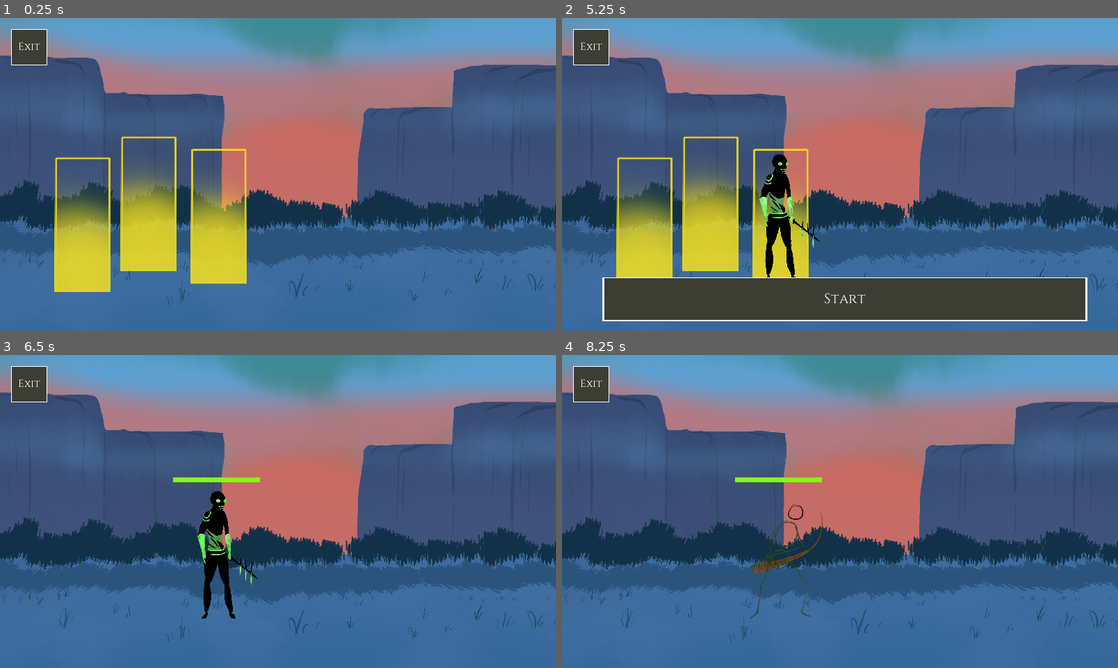
Above: before the commit, frames 1-4 (two rows, left to right).
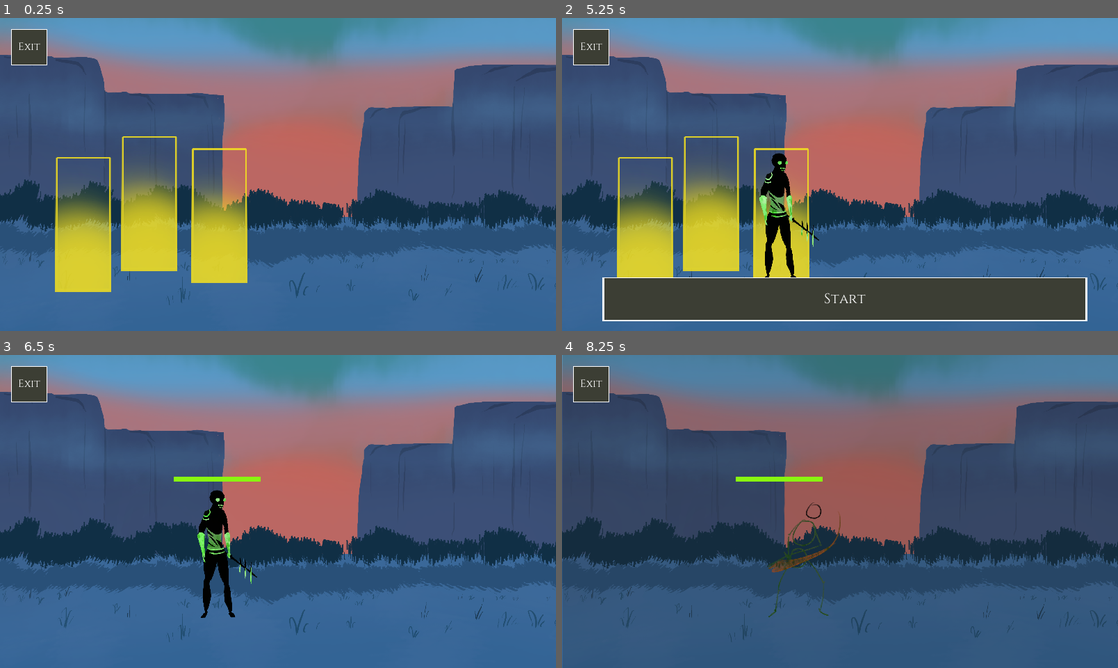
Above: after the commit, the same moments.

Repository: MarkZagors/Idle-Eden
Game: Godot game, scene res://Combat/Combat.tscn
Two runs of this game, one before a commit and one after it. Both use one fixed random seed, a clock stepped at 60 frames per second and the inputs below. This scene is started directly instead of the project's main scene. The engine's default icon, where the game draws it, is replaced by a stand-in: a white triangle on a blue panel in a dark square.
Inputs (mouse positions are in pixels of both pictures, inside the frame that each line leads up to):
- Up to frame 1 (0.25 s): no input
- Up to frame 2 (5.25 s): click "e" at 0.5 s; click "e" at 1.25 s; click "e" at 2 s; click (778, 215) at 2.77 s; click (712, 202) at 3.52 s; click (645, 224) at 4.27 s; click "Gamerz" at 5 s
- Up to frame 3 (6.5 s): click "Start" at 5.75 s
- Up to frame 4 (8.25 s): click "e" at 6.5 s; click "e" at 7.25 s; click "e" at 8 s

The runs differ from the first frame. In frame 1, 2.5% of the frame differs, in the area x 0-100%, y 11-92%; in frame 2, 2.7%; in frame 3, 2.5%; in frame 4, 61%, in the area x 0-100%, y 0-100%.
Error in both runs: Invalid get index 'enemies' (on base: 'Nil'). (res://Combat/PreBattleController.gd:36)

Commit message:
attack offset

Diff:
--- a/Combat/AttackingController.gd
+++ b/Combat/AttackingController.gd
@@ -3,6 +3,7 @@
 onready var MIDBATTLE = get_parent()
 
 const HEALTH_TEMP_DECREASE = 50
+const NODE_BACK_POSITION = 70
 
 var currentNodeTimeout = null
 var currentCharEnemyTimeout = null
@@ -28,6 +29,13 @@
 	node.get_node("Sprite").texture = charEnemy.spriteAttacking
 	currentNodeTimeout = node.get_node("Sprite")
 	currentCharEnemyTimeout = charEnemy
+	GLOBAL.camera.zoom = Vector2(1,1)
+	GLOBAL.background.get_node("HitFilter").visible = true
+	if charEnemy is Character:
+		node.get_node("Sprite").position.x += 50
+	else:
+		node.get_node("Sprite").position.x -= 50
+
 	get_node("Timer").wait_time = 0.25
 	get_node("Timer").start()
 
@@ -85,12 +93,19 @@
 		MIDBATTLE.getPriority()
 		MIDBATTLE.checkLose()
 
+	var node = GLOBAL.group_characters.get_child(MIDBATTLE.highestPriorityCharacterID)
+	node.get_node("Sprite/AnimationPlayer").stop()
+	node.get_node("Sprite/AnimationPlayer").play("Hit")
+
 func exitAttacking() -> void:
 	currentNodeTimeout.texture = currentCharEnemyTimeout.spriteIdle
+	currentNodeTimeout.position.x = NODE_BACK_POSITION
 	get_node("Timer").stop()
 	MIDBATTLE.set_process(true)
 	currentNodeTimeout = null
 	currentCharEnemyTimeout = null
+	GLOBAL.camera.zoom = Vector2(1.0,1.0)
+	GLOBAL.background.get_node("HitFilter").visible = false
 
 func ability_slash(character : Character) -> void:
 	var damage = character.strCurrent
--- a/Combat/CharacterSlot.tscn
+++ b/Combat/CharacterSlot.tscn
@@ -23,6 +23,21 @@
 shader = SubResource( 1 )
 shader_param/color = ExtResource( 2 )
 
+[sub_resource type="Animation" id=3]
+resource_name = "Hit"
+length = 0.25
+step = 0.05
+tracks/0/type = "bezier"
+tracks/0/path = NodePath(".:position:x")
+tracks/0/interp = 1
+tracks/0/loop_wrap = true
+tracks/0/imported = false
+tracks/0/enabled = true
+tracks/0/keys = {
+"points": PoolRealArray( 70, -0.25, 0, 0.00360187, -100.499, 20.0889, -0.0435082, 3.45599, 0.0573109, 19.2, 70, -0.0112272, -7.2, 0.062911, -15.6 ),
+"times": PoolRealArray( 0, 0.15, 0.25 )
+}
+
 [node name="Slot1" type="TextureButton"]
 self_modulate = Color( 0.992157, 0.992157, 0.992157, 0.87451 )
 margin_right = 130.0
@@ -36,8 +51,11 @@
 
 [node name="Sprite" type="Sprite" parent="."]
 material = SubResource( 2 )
-position = Vector2( 79.8744, 160.179 )
+position = Vector2( 77.6889, 158.681 )
 scale = Vector2( 0.6, 0.6 )
+
+[node name="AnimationPlayer" type="AnimationPlayer" parent="Sprite"]
+anims/Hit = SubResource( 3 )
 
 [node name="HealthBar" type="ColorRect" parent="."]
 visible = false
--- a/Combat/Combat.tscn
+++ b/Combat/Combat.tscn
@@ -62,6 +62,8 @@
 script = ExtResource( 2 )
 Path_group_characters = NodePath("../Characters")
 Path_group_enemies = NodePath("../Enemies")
+Path_camera = NodePath("../Camera2D")
+Path_background = NodePath("../Bg")
 
 [node name="PreBattleController" type="Node" parent="CombatManager"]
 script = ExtResource( 5 )
@@ -82,11 +84,26 @@
 Path_table_loseScreen = NodePath("../../CanvasLayer/LoseScreen")
 
 [node name="Bg" type="Sprite" parent="."]
-modulate = Color( 0.956863, 0.956863, 0.956863, 1 )
+modulate = Color( 0.909804, 0.913725, 0.913725, 1 )
 position = Vector2( 637.52, 352.778 )
 scale = Vector2( 0.758095, 0.758095 )
 z_index = -999
 texture = ExtResource( 9 )
+
+[node name="HitFilter" type="ColorRect" parent="Bg"]
+visible = false
+margin_left = -841.0
+margin_top = -500.0
+margin_right = 847.0
+margin_bottom = 500.0
+color = Color( 0.141176, 0.141176, 0.141176, 0.207843 )
+__meta__ = {
+"_edit_use_anchors_": false
+}
+
+[node name="Camera2D" type="Camera2D" parent="."]
+position = Vector2( 638.78, 361.277 )
+current = true
 
 [node name="Enemies" type="Node2D" parent="."]
 
--- a/Combat/CombatManager.gd
+++ b/Combat/CombatManager.gd
@@ -4,6 +4,10 @@
 var group_characters : Node2D
 export var Path_group_enemies: NodePath
 var group_enemies : Node2D
+export var Path_camera: NodePath
+onready var camera : Camera2D = get_node(Path_camera)
+export var Path_background: NodePath
+onready var background : Sprite = get_node(Path_background)
 
 var characters : Array = [null,null,null]
 var characterSlotCount = 3
--- a/Combat/EnemySlot.tscn
+++ b/Combat/EnemySlot.tscn
@@ -11,8 +11,8 @@
 tracks/0/imported = false
 tracks/0/enabled = true
 tracks/0/keys = {
-"points": PoolRealArray( 53.3878, -0.25, 0, 0.00195823, 61.0851, 77.9929, -0.0435082, 3.45599, 0.0573109, 19.2, 53.5129, -0.0112272, -7.2, 0.062911, -15.6 ),
-"times": PoolRealArray( 0, 0.139986, 0.251177 )
+"points": PoolRealArray( 70, -0.25, 0, 0.00195823, 61.0851, 112.489, -0.0435082, 3.45599, 0.0573109, 19.2, 70, -0.0112272, -7.2, 0.062911, -15.6 ),
+"times": PoolRealArray( 0, 0.15, 0.25 )
 }
 
 [node name="Slot1" type="Button"]
@@ -27,7 +27,7 @@
 }
 
 [node name="Sprite" type="Sprite" parent="."]
-position = Vector2( 53.3878, 103.653 )
+position = Vector2( 70, 103.653 )
 scale = Vector2( 0.75, 0.75 )
 
 [node name="AnimationPlayer" type="AnimationPlayer" parent="Sprite"]
@@ -36,9 +36,9 @@
 [node name="HealthBar" type="ColorRect" parent="."]
 visible = false
 margin_left = -41.0
-margin_top = -31.681
+margin_top = -54.6983
 margin_right = 159.0
-margin_bottom = -20.681
+margin_bottom = -43.6983
 color = Color( 0, 0, 0, 1 )
 __meta__ = {
 "_edit_use_anchors_": false
Not shown: 1 places in Combat/CharacterSlot.tscn that only renumber resources
